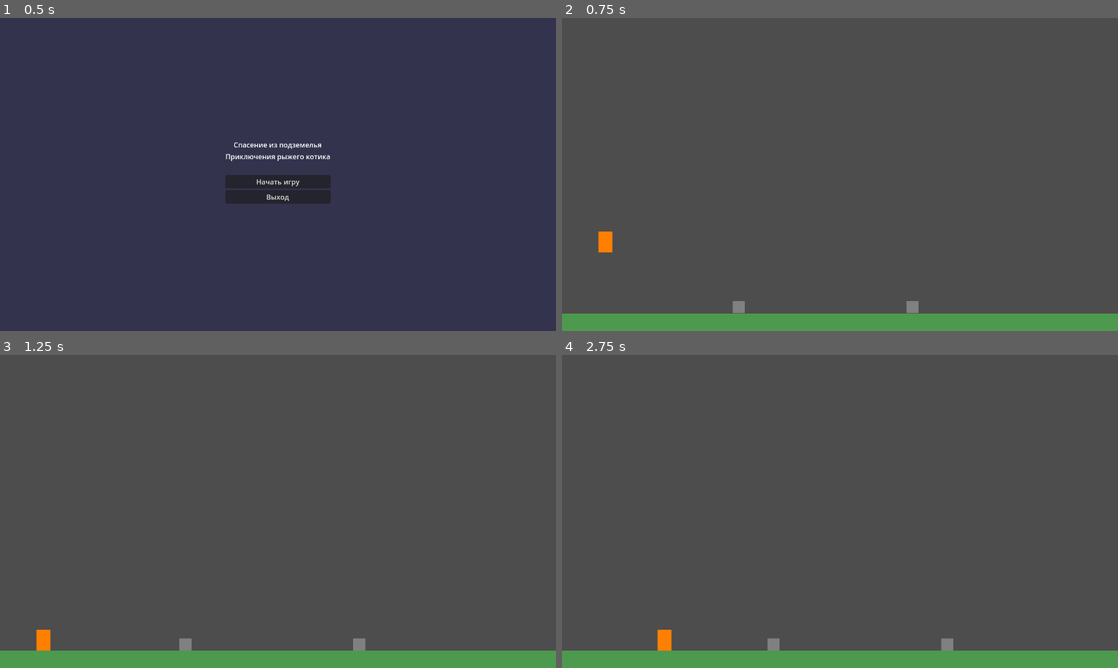
Above: before the commit, frames 1-4 (two rows, left to right).
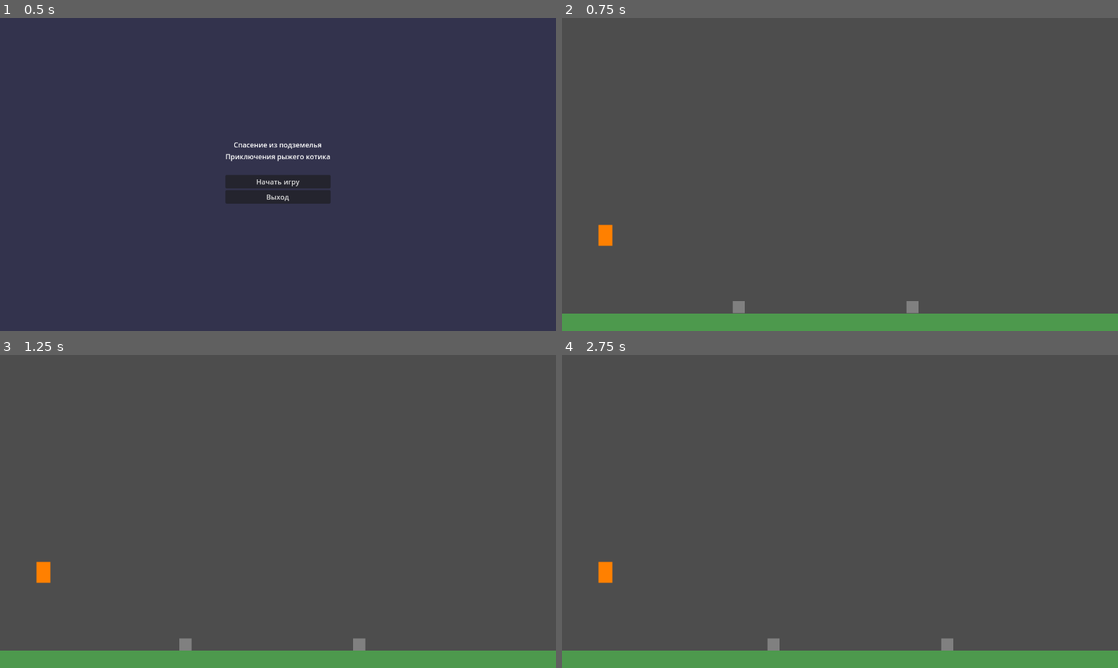
Above: after the commit, the same moments.

Repository: SBC69/test-repo123
Game: Godot game, scene res://scenes/MainMenu.tscn
The game is run twice, just before and just after one commit, with the same random seed, the same clock (stepped at 60 frames per second) and the same inputs.
Inputs:
- Up to frame 1 (0.5 s): no input
- Up to frame 2 (0.75 s): click "Начать игру" at 0.5 s
- Up to frame 3 (1.25 s): no input
- Up to frame 4 (2.75 s): hold D (move_right) from 1.28 s (still down); tap F (attack) at 1.35, 2.1 s; tap Space (jump) at 1.52, 2.27 s

Frame 1 is identical in both runs. In frame 2, 0.1% of the frame differs, in the area x 6-10%, y 66-75%; in frame 3, 0.4%, in the area x 6-10%, y 66-95%; in frame 4, 0.4%.
Error before the commit: Trying to assign value of type 'ColorRect' to a variable of type 'Sprite2D'. (res://scripts/Player.gd:44)
Error after the commit: Parse Error: Expression is of type "Node2D" so it can't be of type "ColorRect". (res://scripts/Player.gd:131)

Commit message:
Исправление ошибки типизации: замена Sprite2D на Node2D для совместимости с ColorRect

Diff:
--- a/scripts/Player.gd
+++ b/scripts/Player.gd
@@ -40,8 +40,8 @@
 var facing_right: bool = true
 var gravity: float = ProjectSettings.get_setting("physics/2d/default_gravity")
 
-# Ссылки на узлы
-@onready var sprite: Sprite2D = $Sprite2D
+# Ссылки на узлы (Node2D совместим с ColorRect и Sprite2D)
+@onready var sprite: Node2D = $Sprite2D
 @onready var attack_area: Area2D = $AttackArea
 
 func _ready() -> void:
@@ -127,7 +127,12 @@
 func _flip_character() -> void:
 	"""Отзеркаливание персонажа"""
 	if sprite:
-		sprite.flip_h = not facing_right
+		# Для ColorRect используем scale.x, для Sprite2D - flip_h
+		if sprite is ColorRect:
+			sprite.scale.x = -1 if not facing_right else 1
+		elif sprite is Sprite2D:
+			sprite.flip_h = not facing_right
+
 	if attack_area:
 		attack_area.scale.x = 1 if facing_right else -1
 
@@ -146,7 +151,7 @@
 
 	# Визуальная обратная связь
 	if sprite:
-		sprite.scale = Vector2(1.3, 1.3)
+		sprite.scale = Vector2(1.3, 1.3) if facing_right else Vector2(-1.3, 1.3)
 
 	await get_tree().create_timer(attack_duration).timeout
 	_end_attack()
@@ -162,7 +167,7 @@
 		attack_area.monitoring = false
 
 	if sprite:
-		sprite.scale = Vector2(1, 1)
+		sprite.scale = Vector2(1, 1) if facing_right else Vector2(-1, 1)
 
 func take_damage(damage: int) -> void:
 	"""Получение урона"""
